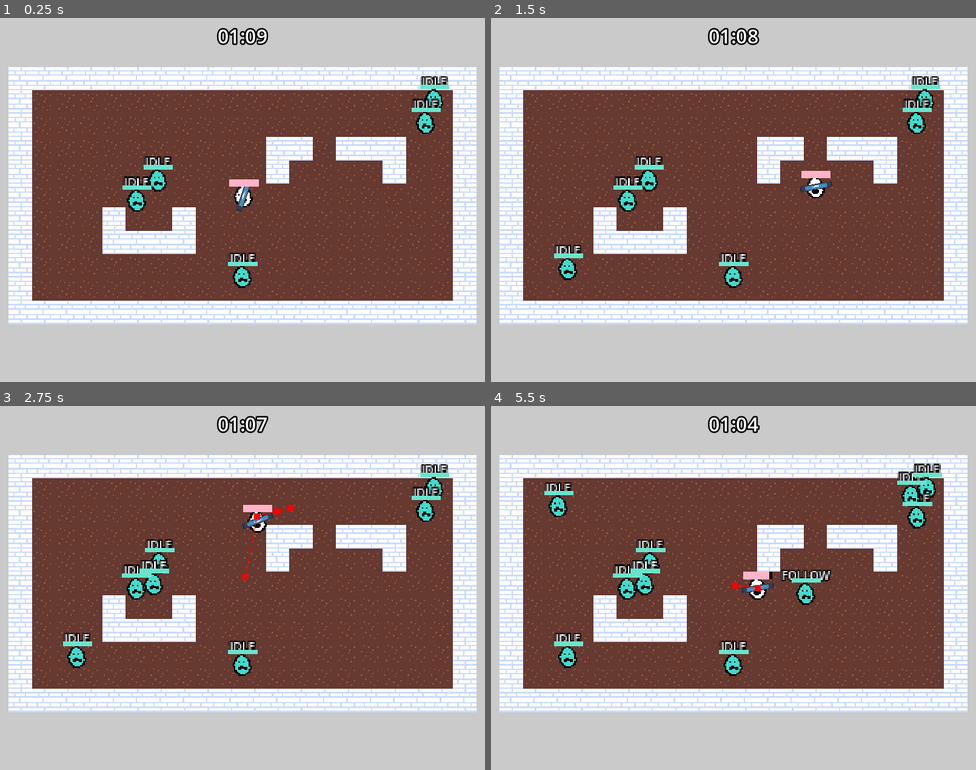
Above: before the commit, frames 1-4 (two rows, left to right).
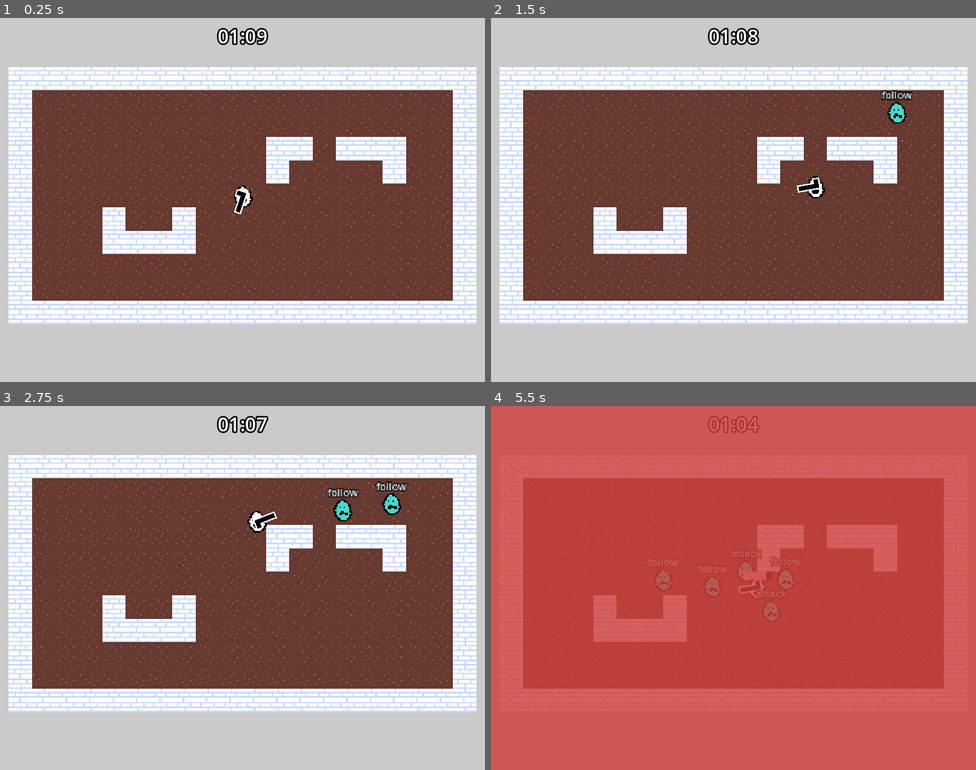
Above: after the commit, the same moments.

Repository: ratkingsminion/mmvr-godot-course
Game: Godot game, scene res://game.tscn
Two runs of this game, one before a commit and one after it. Both use one fixed random seed, a clock stepped at 60 frames per second and the inputs below. The engine's default icon, where the game draws it, is replaced by a stand-in: a white triangle on a blue panel in a dark square.
Inputs (mouse positions are in pixels of both pictures, inside the frame that each line leads up to):
- Up to frame 1 (0.25 s): no input
- Up to frame 2 (1.5 s): tap Enter at 0.5 s; move the mouse to (840, 181) at 0.52 s; click (840, 181) at 0.67 s; move the mouse to (636, 218) at 1.27 s; click (636, 218) at 1.42 s
- Up to frame 3 (2.75 s): move the mouse to (291, 507) at 2.02 s; click (291, 507) at 2.17 s
- Up to frame 4 (5.5 s): move the mouse to (709, 660) at 2.77 s; click (709, 660) at 2.92 s; move the mouse to (879, 642) at 3.52 s; click (879, 642) at 3.67 s; move the mouse to (588, 533) at 4.27 s; click (588, 533) at 4.42 s; move the mouse to (757, 588) at 5.02 s; click (757, 588) at 5.17 s

The runs differ from the first frame. In frame 1, 2.0% of the frame differs, in the area x 25-93%, y 16-75%; in frame 2, 2.7%; in frame 3, 3.4%; in frame 4, 100%, in the area x 0-100%, y 0-100%.

Commit message:
zombie game: small improvements
gun graphics added
line2d for shooting line added
health bar is hidden when full health
zombie attacks player at once
zombie health reduced

Diff:
--- a/ss25-zombie-shooter/scenes/player.tscn
+++ b/ss25-zombie-shooter/scenes/player.tscn
@@ -5,7 +5,7 @@
 [ext_resource type="Script" uid="uid://dny2kusv46hln" path="res://scripts/player_input.gd" id="2_dqkch"]
 [ext_resource type="Script" uid="uid://fl37ld8nnglm" path="res://scripts/health.gd" id="3_dqkch"]
 [ext_resource type="Script" uid="uid://s1ghwg0dd2ol" path="res://scripts/weapon.gd" id="4_qlg0r"]
-[ext_resource type="Texture2D" uid="uid://s7u8irbkjtby" path="res://icon.svg" id="5_tuyoq"]
+[ext_resource type="Texture2D" uid="uid://ereswif6vyfc" path="res://gfx/gun.png" id="5_tuyoq"]
 
 [sub_resource type="CircleShape2D" id="CircleShape2D_80nbo"]
 radius = 6.0
@@ -16,7 +16,7 @@
 [sub_resource type="StyleBoxFlat" id="StyleBoxFlat_qlg0r"]
 bg_color = Color(0.998104, 0.701733, 0.786882, 1)
 
-[node name="Player CharacterBody2D" type="CharacterBody2D"]
+[node name="Player" type="CharacterBody2D"]
 motion_mode = 1
 script = ExtResource("1_g2els")
 move_speed = 80.0
@@ -33,17 +33,21 @@
 progress_bar = NodePath("../Health ProgressBar")
 
 [node name="Sprite2D" type="Sprite2D" parent="HealthComponent"]
-scale = Vector2(0.171875, 0.03125)
+position = Vector2(5, 2)
 texture = ExtResource("5_tuyoq")
 
 [node name="WeaponComponent" type="Node" parent="."]
 script = ExtResource("4_qlg0r")
 
+[node name="Shoot Line2D" type="Line2D" parent="WeaponComponent"]
+points = PackedVector2Array(16, 12, 57, 22)
+width = 1.0
+default_color = Color(0.4675, 0.818125, 0.85, 1)
+
 [node name="NavigationAgent2D" type="NavigationAgent2D" parent="."]
 path_desired_distance = 5.0
 target_desired_distance = 5.0
 avoidance_enabled = true
-debug_enabled = true
 
 [node name="CollisionShape2D" type="CollisionShape2D" parent="."]
 shape = SubResource("CircleShape2D_80nbo")
--- a/ss25-zombie-shooter/scenes/zombie.tscn
+++ b/ss25-zombie-shooter/scenes/zombie.tscn
@@ -17,14 +17,10 @@
 [sub_resource type="StyleBoxFlat" id="StyleBoxFlat_4gx57"]
 bg_color = Color(0.408976, 0.897329, 0.80137, 1)
 
-[node name="Zombie CharacterBody2D" type="CharacterBody2D"]
+[node name="Zombie" type="CharacterBody2D"]
 motion_mode = 1
 script = ExtResource("1_xepks")
 move_speed = 35.0
-
-[node name="Sprite2D" type="Sprite2D" parent="."]
-modulate = Color(0.257686, 0.857185, 0.804696, 1)
-texture = ExtResource("3_xepks")
 
 [node name="AiComponent" type="Node2D" parent="." node_paths=PackedStringArray("agent")]
 script = ExtResource("2_xepks")
@@ -38,14 +34,17 @@
 [node name="HealthComponent" type="Node2D" parent="." node_paths=PackedStringArray("progress_bar")]
 script = ExtResource("3_4gx57")
 progress_bar = NodePath("../Health ProgressBar")
-max_health = 3
+max_health = 2
+
+[node name="Sprite2D" type="Sprite2D" parent="."]
+modulate = Color(0.257686, 0.857185, 0.804696, 1)
+texture = ExtResource("3_xepks")
 
 [node name="NavigationAgent2D" type="NavigationAgent2D" parent="."]
 path_desired_distance = 5.0
 target_desired_distance = 5.0
 avoidance_enabled = true
 avoidance_priority = 0.5
-debug_enabled = true
 
 [node name="CollisionShape2D" type="CollisionShape2D" parent="."]
 shape = SubResource("CircleShape2D_80nbo")
@@ -61,8 +60,9 @@
 offset_right = 20.0
 grow_horizontal = 2
 grow_vertical = 2
-theme_override_constants/outline_size = 4
-theme_override_font_sizes/font_size = 8
+theme_override_constants/line_spacing = 0
+theme_override_constants/outline_size = 3
+theme_override_font_sizes/font_size = 7
 text = "idle"
 horizontal_alignment = 1
 vertical_alignment = 1
--- a/ss25-zombie-shooter/scripts/game.gd
+++ b/ss25-zombie-shooter/scripts/game.gd
@@ -17,7 +17,7 @@
 func _ready() -> void:
 	timer.timeout.connect(_on_time_out)
 	zombie_spawn_timer.timeout.connect(_spawn_zombie)
-	for i in 5: _spawn_zombie()
+	#for i in 5: _spawn_zombie()
 
 func _process(delta: float) -> void:
 	if Input.is_key_pressed(KEY_ESCAPE):
@@ -37,7 +37,7 @@
 	while point.position.distance_to(player.position) < 25.0:
 		point = points.pick_random()
 	zombie.position = point.position + Vector2(randf_range(-3, 3), randf_range(-3, 3))
-	add_child(zombie)
+	add_child(zombie, true)
 
 func _on_time_out() -> void:
 	get_tree().quit()
--- a/ss25-zombie-shooter/scripts/health.gd
+++ b/ss25-zombie-shooter/scripts/health.gd
@@ -10,17 +10,19 @@
 
 func _ready() -> void:
 	progress_bar.value = 100.0
+	progress_bar.hide()
 
 func _process(delta: float) -> void:
 	var mp := get_viewport().get_mouse_position()
 	var wmp := Game.instance.screen_to_world(mp)
-	var dir := wmp.direction_to(get_parent().position)
+	var dir: Vector2 = get_parent().position.direction_to(wmp)
 	rotation = atan2(dir.y, dir.x)
 
 func hurt(damage: int) -> void:
 	health -= damage
 	if damage > 0: on_hit.emit()
 	if health <= 0:
-		print("I DIE!")
+		print(get_parent().name, " DIES!")
 		get_parent().queue_free()
 	progress_bar.value = remap(health, 0, max_health, 0.0, 100.0)
+	progress_bar.show()
--- a/ss25-zombie-shooter/scripts/player_input.gd
+++ b/ss25-zombie-shooter/scripts/player_input.gd
@@ -3,7 +3,7 @@
 @export var agent: NavigationAgent2D
 
 @onready var health: Health = $"../HealthComponent"
-@onready var weapon: Node = $"../WeaponComponent"
+@onready var weapon: Weapon = $"../WeaponComponent"
 
 func _ready() -> void:
 	health.on_hit.connect(UI.instance.hurt)
--- a/ss25-zombie-shooter/scripts/weapon.gd
+++ b/ss25-zombie-shooter/scripts/weapon.gd
@@ -1,22 +1,37 @@
+class_name Weapon
 extends Node
 
 @export var cool_down := 0.5
 
+@onready var line: Line2D = $"Shoot Line2D"
 @onready var ray: RayCast2D = $"../Shoot RayCast2D"
+
 const HIT_PARTICLES = preload("res://scenes/hit_particles.tscn")
 
-var timer := 0.0
+var can_shoot := true
+
+func _ready() -> void:
+	line.hide()
 
 func shoot(direction: Vector2) -> void:
-	if timer > Time.get_ticks_msec() * 0.001: return
-	timer = Time.get_ticks_msec() * 0.001 + cool_down
+	if not can_shoot: return
+	can_shoot = false
+	line.show()
+	line.points[0] = get_parent().position
 
 	ray.target_position = direction.normalized() * 300.0
+	ray.force_raycast_update()
 	if ray.is_colliding():
-		print("HIT ", ray.get_collision_point())
 		var particles := HIT_PARTICLES.instantiate()
 		particles.position = ray.get_collision_point()
 		Game.instance.add_child(particles)
 		if ray.get_collider():
 			var health = ray.get_collider().find_child("HealthComponent")
 			if health: health.hurt(1)
+		line.points[1] = ray.get_collision_point()
+	else:
+		line.points[1] = ray.target_position + get_parent().position
+
+	await get_tree().create_timer(cool_down).timeout
+	can_shoot = true
+	line.hide()
--- a/ss25-zombie-shooter/scripts/zombie_ai.gd
+++ b/ss25-zombie-shooter/scripts/zombie_ai.gd
@@ -10,7 +10,7 @@
 @onready var area_2d: Area2D = $Area2D
 @onready var health: Health = $"../HealthComponent"
 
-var state: State = State.IDLE
+var state: State = State.FOLLOW
 var follow_timer := 0.0
 var attack_timer := 0.0
 
@@ -24,7 +24,7 @@
 		State.IDLE: _idle(sees_player)
 		State.FOLLOW: _follow(sees_player)
 		State.ATTACK: _attack()
-	debug_label.text = State.keys()[state]
+	debug_label.text = State.keys()[state].to_lower()
 
 func _idle(sees_player: bool) -> void:
 	var target_position := creature.position
@@ -33,7 +33,7 @@
 
 func _follow(sees_player: bool) -> void:
 	var target_position := Game.instance.player.position
-	if sees_player: follow_timer = 5.0 # "erinnere" dich an Player
+	if sees_player or follow_timer <= 0.0: follow_timer = 5.0 # "erinnere" dich an Player
 	else: follow_timer -= get_physics_process_delta_time() # "vergiss" Player
 	if follow_timer <= 0.0: state = State.IDLE # Vergessen? Zurück zu Idle
 	if target_position.distance_to(creature.position) < 15:
Binary file added: ss25-zombie-shooter/gfx/gun.png
Not shown, added: ss25-zombie-shooter/gfx/gun.png.import
